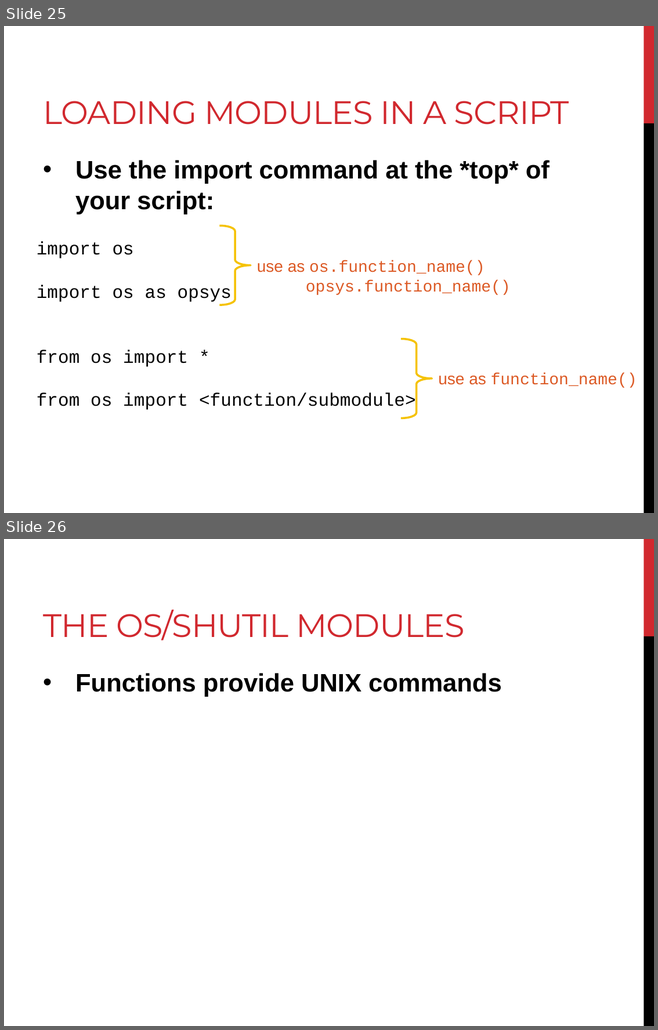
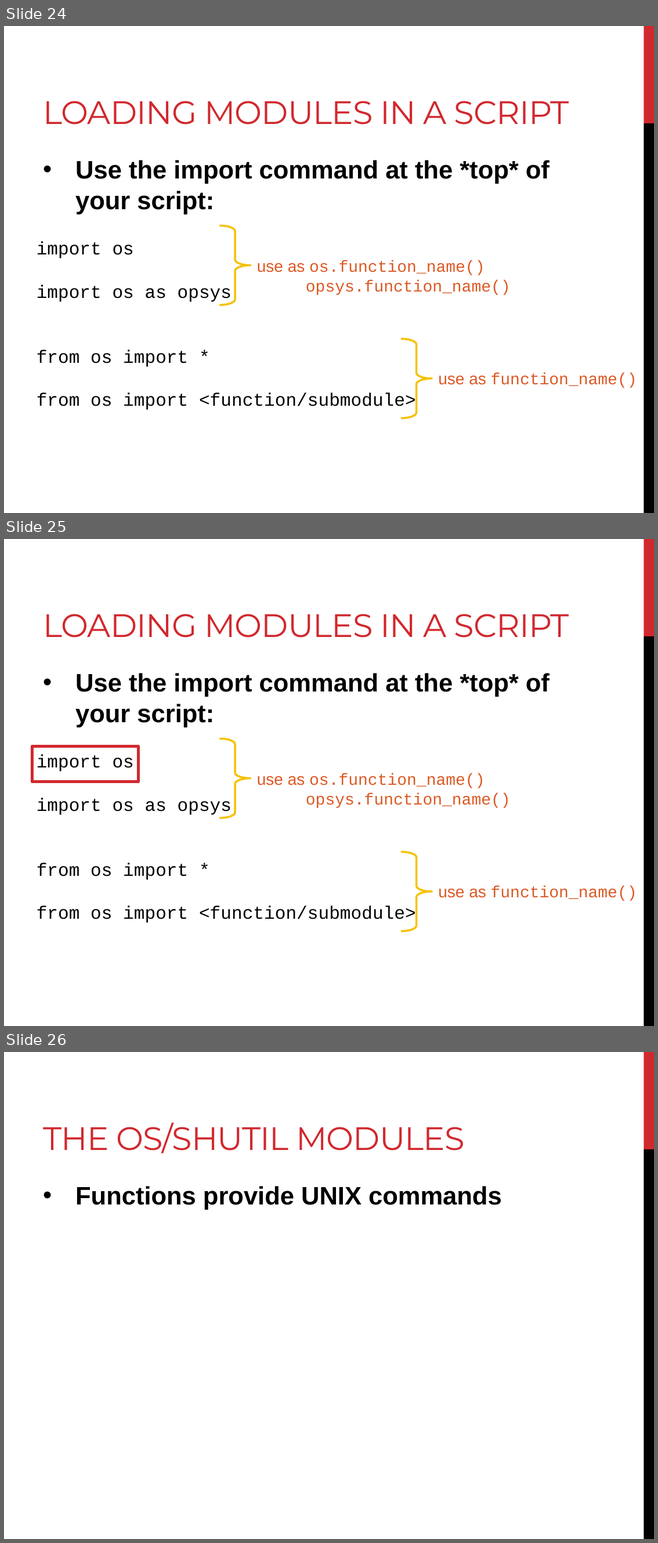
Before and after one commit to BjornFJohansson/ccbb_bigdata2015_python, a slide deck: slides/slides_day4.pptx. Shown one above the other, each under a label of ours: slides 25 and 26 before the commit, slides 24, 25 and 26 after it. The pictures are 658x1030 and 658x1543 pixels, drawn with LibreOffice and Linux fonts; fonts in the diff are those of the drawing. Boxes give left, top, right and bottom in pixels: in the first picture for what was removed or moved away, otherwise in the second. Text is boxed around its words. In the diff, an @@ line names an element or a change of style, - is before the commit and + after.

```diff
--- a/slides/slides_day4.pptx
+++ b/slides/slides_day4.pptx
@@ slide 25 added at (x1=4, y1=539, x2=654, y2=1026), background #FFFFFF; not listed: 2 template elements that a slide beside it also shows @@
@@ title added at (x1=43, y1=614, x2=569, y2=638), 36 pt, text #D1282E @@
+LOADING MODULES IN A SCRIPT
@@ text added at (x1=75, y1=673, x2=549, y2=727), 28 pt, text #000000, bold @@
+• Use the import command at the *top* of your script:
@@ rectangle added at (x1=32, y1=747, x2=139, y2=782), outline #D1282E 3 pt @@
@@ right brace added at (x1=220, y1=739, x2=251, y2=817), outline #F5C201 2.25 pt @@
@@ text added at (x1=36, y1=755, x2=416, y2=924), 20 pt, text #000000 @@
+import os
+import os as opsys
+from os import *
+from os import <function/submodule>
@@ text added at (x1=257, y1=773, x2=510, y2=808), 18 pt, text #DC5924 @@
+use as os.function_name()
+opsys.function_name()
@@ right brace added at (x1=401, y1=852, x2=432, y2=931), outline #F5C201 2.25 pt @@
@@ text added at (x1=438, y1=886, x2=637, y2=901), 18 pt, text #DC5924 @@
+use as function_name()
@@ what was slide 25 is now slide 24 @@
```
Also in this commit, not shown: 6 slides changed, 4 other slides added, 37 slides removed, 1 other file.
